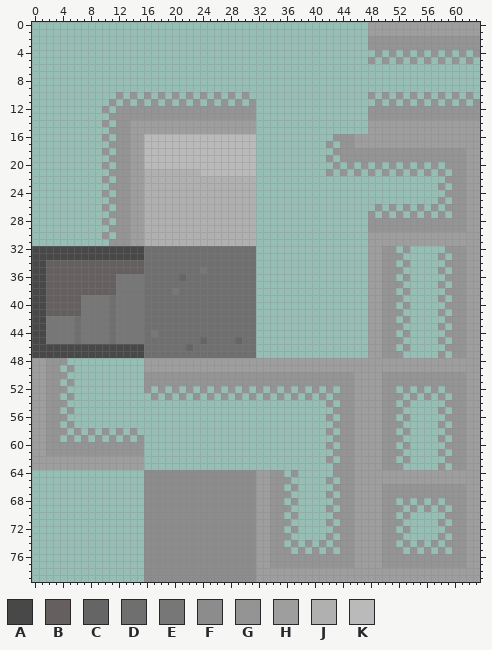
One commit to this sprite sheet: assets/minimal.png. Above: the version before the commit.
The file is 64x80 pixels. Pixels under 10% opacity are left out. Colours within 5 levels of each other are drawn and written as one.
Palette (. is transparent): A #484848  B #655f5f  C #656565  D #6f6f6f  E #777777  F #8c8c8c  G #949494  H #9e9e9e  J #b0b0b0  K #bababa
Pixels before (only the part around the change), first column x 0:
 0 ................................................HHHHHHHHHHHHHHHH
 1 ................................................HHHHHHHHHHHHHHHH
 2 ................................................GGGGGGGGGGGGGGGG
 3 ................................................GGGGGGGGGGGGGGGG
 4 .................................................G.G.G.G.G.G.G.G
 5 ................................................G.G.G.G.G.G.G.G.
 6 ................................................................
 7 ................................................................
 8 ................................................................
 9 ................................................................
10 ............G.G.G.G.G.G.G.G.G.G.................G.G.G.G.G.G.G.G.
11 ...........G.G.G.G.G.G.G.G.G.G.G.................G.G.G.G.G.G.G.G
12 ..........G.GGGGGGGGGGGGGGGGGGGG................GGGGGGGGGGGGGGGG
13 ...........GGGGGGGGGGGGGGGGGGGGG................GGGGGGGGGGGGGGGG
14 ..........G.GGHHHHHHHHHHHHHHHHHH................HHHHHHHHHHHHHHHH
15 ...........GGGHHHHHHHHHHHHHHHHHH................HHHHHHHHHHHHHHHH
16 ..........G.GGHHKKKKKKKKKKKKKKKK...........GGGHHHHHHHHHHHHHHHHHH
17 ...........GGGHHKKKKKKKKKKKKKKKK..........G.GGHHHHHHHHHHHHHHHHHH
18 ..........G.GGHHKKKKKKKKKKKKKKKK...........GGGGGGGGGGGGGGGGGGGHH
19 ...........GGGHHKKKKKKKKKKKKKKKK..........G.GGGGGGGGGGGGGGGGGGHH
20 ..........G.GGHHKKKKKKKKKKKKKKKK...........G.G.G.G.G.G.G.G.GGGHH
21 ...........GGGHHJJJJJJJJKKKKKKKK..........G.G.G.G.G.G.G.G.G.GGHH
22 ..........G.GGHHJJJJJJJJJJJJJJJJ...........................GGGHH
23 ...........GGGHHJJJJJJJJJJJJJJJJ..........................G.GGHH
24 ..........G.GGHHJJJJJJJJJJJJJJJJ...........................GGGHH
25 ...........GGGHHJJJJJJJJJJJJJJJJ..........................G.GGHH
26 ..........G.GGHHJJJJJJJJJJJJJJJJ.................G.G.G.G.G.GGGHH
27 ...........GGGHHJJJJJJJJJJJJJJJJ................G.G.G.G.G.G.GGHH
28 ..........G.GGHHJJJJJJJJJJJJJJJJ................GGGGGGGGGGGGGGHH
29 ...........GGGHHJJJJJJJJJJJJJJJJ................GGGGGGGGGGGGGGHH
30 ..........G.GGHHJJJJJJJJJJJJJJJJ................HHHHHHHHHHHHHHHH
31 ...........GGGHHJJJJJJJJJJJJJJJJ................HHHHHHHHHHHHHHHH
32 AAAAAAAAAAAAAAAADDDDDDDDDDDDDDDD................HHGG.G.....GGGHH
33 AAAAAAAAAAAAAAAADDDDDDDDDDDDDDDD................HHGGG.....G.GGHH
34 AABBBBBBBBBBBBBBDDDDDDDDDDDDDDDD................HHGG.G.....GGGHH
35 AABBBBBBBBBBBBBBDDDDDDDDEDDDDDDD................HHGGG.....G.GGHH
36 AABBBBBBBBBBEEEEDDDDDCDDDDDDDDDD................HHGG.G.....GGGHH
37 AABBBBBBBBBBEEEEDDDDDDDDDDDDDDDD................HHGGG.....G.GGHH
38 AABBBBBBBBBBEEEEDDDDEDDDDDDDDDDD................HHGG.G.....GGGHH
39 AABBBBBEEEEDEEEEDDDDDDDDDDDDDDDD................HHGGG.....G.GGHH
40 AABBBBBEEEEDEEEEDDDDDDDDDDDDDDDD................HHGG.G.....GGGHH
41 AABBBBBEEEEDEEEEDDDDDDDDDDDDDDDD................HHGGG.....G.GGHH
42 AAEEEEDEEEEDEEEEDDDDDDDDDDDDDDDD................HHGG.G.....GGGHH
43 AAEEEEDEEEEDEEEEDDDDDDDDDDDDDDDD................HHGGG.....G.GGHH
44 AAEEEEDEEEEDEEEEDEDDDDDDDDDDDDDD................HHGG.G.....GGGHH
45 AAEEEEDEEEEDEEEEDDDDDDDDCDDDDCDD................HHGGG.....G.GGHH
46 AAAAAAAAAAAAAAAADDDDDDCDDDDDDDDD................HHGG.G.....GGGHH
47 AAAAAAAAAAAAAAAADDDDDDDDDDDDDDDD................HHGGG.....G.GGHH
48 HHGGG...........HHHHHHHHHHHHHHHHHHHHHHHHHHHHHHHHHHHHHHHHHHHHHHHH
49 HHGG.G..........HHHHHHHHHHHHHHHHHHHHHHHHHHHHHHHHHHHHHHHHHHHHHHHH
50 HHGGG...........GGGGGGGGGGGGGGGGGGGGGGGGGGGGGGHHHHGGGGGGGGGGGGHH
51 HHGG.G..........GGGGGGGGGGGGGGGGGGGGGGGGGGGGGGHHHHGGGGGGGGGGGGHH
52 HHGGG...........G.G.G.G.G.G.G.G.G.G.G.G.G.G.GGHHHHGG.G.G.G.GGGHH
53 HHGG.G...........G.G.G.G.G.G.G.G.G.G.G.G.G.GGGHHHHGGG.G.G.G.GGHH
54 HHGGG.....................................G.GGHHHHGG.G.....GGGHH
55 HHGG.G.....................................GGGHHHHGGG.....G.GGHH
56 HHGGG.....................................G.GGHHHHGG.G.....GGGHH
57 HHGG.G.....................................GGGHHHHGGG.....G.GGHH
58 HHGGG.G.G.G.G.G...........................G.GGHHHHGG.G.....GGGHH
59 HHGG.G.G.G.G.G.G...........................GGGHHHHGGG.....G.GGHH
60 HHGGGGGGGGGGGGGG..........................G.GGHHHHGG.G.....GGGHH
61 HHGGGGGGGGGGGGGG...........................GGGHHHHGGG.....G.GGHH
62 HHHHHHHHHHHHHHHH..........................G.GGHHHHGG.G.....GGGHH
63 HHHHHHHHHHHHHHHH...........................GGGHHHHGGG.....G.GGHH
64 ................FFFFFFFFFFFFFFFFHHGG.G.....GGGHHHHHHHHHHHHHHHHHH
65 ................FFFFFFFFFFFFFFFFHHGGG.....G.GGHHHHHHHHHHHHHHHHHH
66 ................FFFFFFFFFFFFFFFFHHGG.G.....GGGHHHHGGGGGGGGGGGGHH
67 ................FFFFFFFFFFFFFFFFHHGGG.....G.GGHHHHGGGGGGGGGGGGHH
68 ................FFFFFFFFFFFFFFFFHHGG.G.....GGGHHHHGG.G.G.G.GGGHH
69 ................FFFFFFFFFFFFFFFFHHGGG.....G.GGHHHHGGG.G.G.G.GGHH
70 ................FFFFFFFFFFFFFFFFHHGG.G.....GGGHHHHGG.G.....GGGHH
71 ................FFFFFFFFFFFFFFFFHHGGG.....G.GGHHHHGGG.....G.GGHH
72 ................FFFFFFFFFFFFFFFFHHGG.G.....GGGHHHHGG.G.....GGGHH
73 ................FFFFFFFFFFFFFFFFHHGGG.....G.GGHHHHGGG.....G.GGHH
74 ................FFFFFFFFFFFFFFFFHHGG.G.G.G.GGGHHHHGG.G.G.G.GGGHH
75 ................FFFFFFFFFFFFFFFFHHGGG.G.G.G.GGHHHHGGG.G.G.G.GGHH
76 ................FFFFFFFFFFFFFFFFHHGGGGGGGGGGGGHHHHGGGGGGGGGGGGHH
77 ................FFFFFFFFFFFFFFFFHHGGGGGGGGGGGGHHHHGGGGGGGGGGGGHH
78 ................FFFFFFFFFFFFFFFFHHHHHHHHHHHHHHHHHHHHHHHHHHHHHHHH
79 ................FFFFFFFFFFFFFFFFHHHHHHHHHHHHHHHHHHHHHHHHHHHHHHHH
The result:
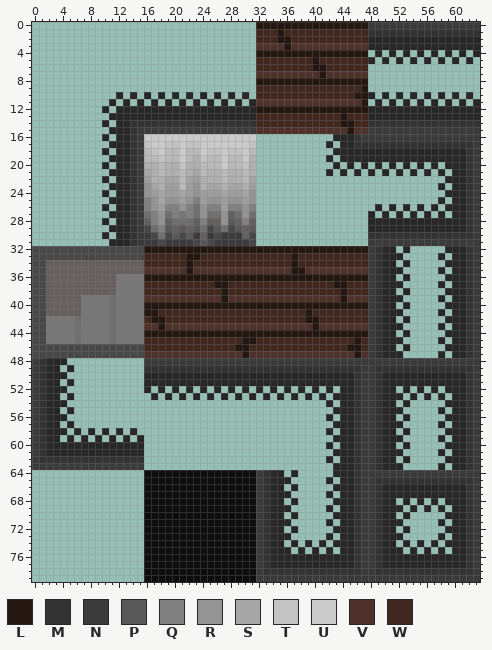
Colours new in this view: L #241611  M #333333  N #3b3b3b  P #595959  Q #808080  R #949494  S #a5a5a5  T #c3c3c3  U #cbcbcb  V #4f312c  W #41281f
Change:
colour F: #8c8c8c -> #0e0e0e
colour G: #949494 -> #272727
Changed rows in their new state; - is a pixel that keeps its letter.
first column x 0:
 0 --------------------------------LLLLLLLLLLLLLLLLNNNNNNNNNNNNNNNN
 1 --------------------------------WWWLWWWWWWWWWWWWMMMMMMMMMMMMMMMM
 2 --------------------------------WWWLLWWWWWWWWWWW----------------
 3 --------------------------------VVVVLVVVVVVVVVVV----------------
 4 --------------------------------LLLLLLLLLLLLLLLL----------------
 5 --------------------------------WWWWWWWWLWWWWWWW----------------
 6 --------------------------------WWWWWWWWLLWWWWWW----------------
 7 --------------------------------VVVVVVVVVLVVVVVV----------------
 8 --------------------------------LLLLLLLLLLLLLLLL----------------
 9 --------------------------------WWWWWWWWWWWWWWWL----------------
10 --------------------------------WWWWWWWWWWWWWWLL----------------
11 --------------------------------VVVVVVVVVVVVVVVL----------------
12 --------------------------------LLLLLLLLLLLLLLLL----------------
13 --------------------------------WWWWWWWWWWWWLWWW----------------
14 --------------MMMMMMMMMMMMMMMMMMWWWWWWWWWWWWLLWWMMMMMMMMMMMMMMMM
15 --------------MNNNNNNNNNNNNNNNNNVVVVVVVVVVVVVLVVNNNNNNNNNNNNNNNN
16 --------------MNUUUUUUUUUUUUUUUU--------------MNNNNNNNNNNNNNNNNN
17 --------------MNTUUTTUTTUUUUUUUT--------------MMMMMMMMMMMMMMMMMN
18 --------------MN-TU--U--UTTUTTU-------------------------------MN
19 --------------MN--T--U-JT--U--UJ------------------------------MN
20 --------------MNJJ-JJTJJ---U--TJ------------------------------MN
21 --------------MNS-K--K-S-JJ-JJ-J------------------------------MN
22 --------------MNH--SSKSH---K--KS------------------------------MN
23 --------------MNRS-HHKHR-SS-SS-H------------------------------MN
24 --------------MNRHSHHSHRHHHSHHSR------------------------------MN
25 --------------MNQRSRRHRQHRRHRRHR------------------------------MN
26 --------------MNQRHQQRQDRQQHQQRQ------------------------------MN
27 --------------MNDQRDQEQDRDDRBDRD------------------------------MN
28 --------------MNBQRBDDDBQBBRPBQB------------------------------MN
29 --------------MNADQPBPBPDAPDAPBP------------------------------MN
30 --------------MNNADAPAPNBNANNNBA----------------MMMMMMMMMMMMMMMN
31 --------------MNNNANNNNAPANNNNNA----------------NNNNNNNNNNNNNNNN
32 ----------------LLLLLLLLLLLLLLLLLLLLLLLLLLLLLLLLNM------------MN
33 ----------------WWWWWWLLWWWWWWWWWWWWWLWWWWWWWWWWNM------------MN
34 ----------------WWWWWWLWWWWWWWWWWWWWWLWWWWWWWWWWNM------------MN
35 ----------------VVVVVVLVVVVVVVVVVVVVVLLVVVVVVVVVNM------------MN
36 ----------------LLLLLLLLLLLLLLLLLLLLLLLLLLLLLLLLNM------------MN
37 ----------------WWWWWWWWWWLLWWWWWWWWWWWWWWWLLWWWNM------------MN
38 ----------------WWWWWWWWWWWLWWWWWWWWWWWWWWWWLWWWNM------------MN
39 ----------------VVVVVVVVVVVLVVVVVVVVVVVVVVVVLVVVNM------------MN
40 ----------------LLLLLLLLLLLLLLLLLLLLLLLLLLLLLLLLNM------------MN
41 ----------------LLWWWWWWWWWWWWWWWWWWWWWLWWWWWWWWNM------------MN
42 ----------------WLLWWWWWWWWWWWWWWWWWWWWLLWWWWWWWNM------------MN
43 ----------------VVLVVVVVVVVVVVVVVVVVVVVVLVVVVVVVNM------------MN
44 ----------------LLLLLLLLLLLLLLLLLLLLLLLLLLLLLLLLNM------------MN
45 ----------------WWWWWWWWWWWWWWLLWWWWWWWWWWWWWWLWNM------------MN
46 ----------------WWWWWWWWWWWWWLLWWWWWWWWWWWWWWLLWNM------------MN
47 ----------------VVVVVVVVVVVVVVLVVVVVVVVVVVVVVVLVNM------------MN
48 NM--------------NNNNNNNNNNNNNNNNNNNNNNNNNNNNNNNNNNNNNNNNNNNNNNNN
49 NM--------------MMMMMMMMMMMMMMMMMMMMMMMMMMMMMMMNNMMMMMMMMMMMMMMN
50 NM--------------------------------------------MNNM------------MN
51 NM--------------------------------------------MNNM------------MN
52 NM--------------------------------------------MNNM------------MN
53 NM--------------------------------------------MNNM------------MN
54 NM--------------------------------------------MNNM------------MN
55 NM--------------------------------------------MNNM------------MN
56 NM--------------------------------------------MNNM------------MN
57 NM--------------------------------------------MNNM------------MN
58 NM--------------------------------------------MNNM------------MN
59 NM--------------------------------------------MNNM------------MN
60 NM--------------------------------------------MNNM------------MN
61 NM--------------------------------------------MNNM------------MN
62 NMMMMMMMMMMMMMMM------------------------------MNNM------------MN
63 NNNNNNNNNNNNNNNN------------------------------MNNM------------MN
64 --------------------------------NM------------MNNNNNNNNNNNNNNNNN
65 --------------------------------NM------------MNNMMMMMMMMMMMMMMN
66 --------------------------------NM------------MNNM------------MN
67 --------------------------------NM------------MNNM------------MN
68 --------------------------------NM------------MNNM------------MN
69 --------------------------------NM------------MNNM------------MN
70 --------------------------------NM------------MNNM------------MN
71 --------------------------------NM------------MNNM------------MN
72 --------------------------------NM------------MNNM------------MN
73 --------------------------------NM------------MNNM------------MN
74 --------------------------------NM------------MNNM------------MN
75 --------------------------------NM------------MNNM------------MN
76 --------------------------------NM------------MNNM------------MN
77 --------------------------------NM------------MNNM------------MN
78 --------------------------------NMMMMMMMMMMMMMMNNMMMMMMMMMMMMMMN
79 --------------------------------NNNNNNNNNNNNNNNNNNNNNNNNNNNNNNNN
